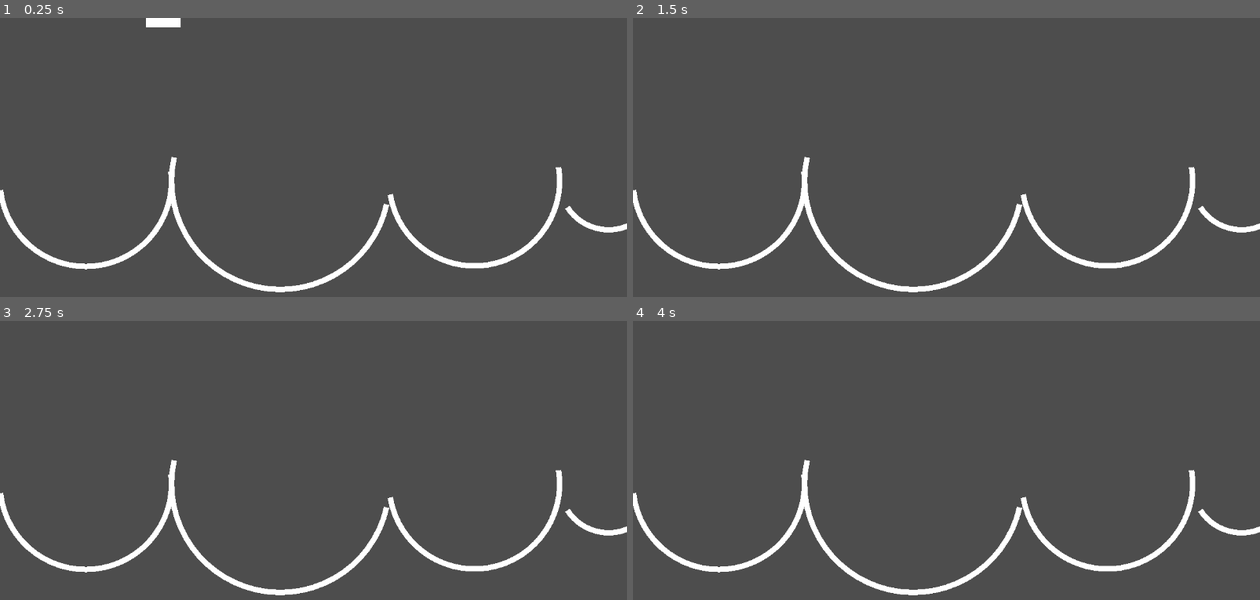
Above: before the commit, frames 1-4 (two rows, left to right).
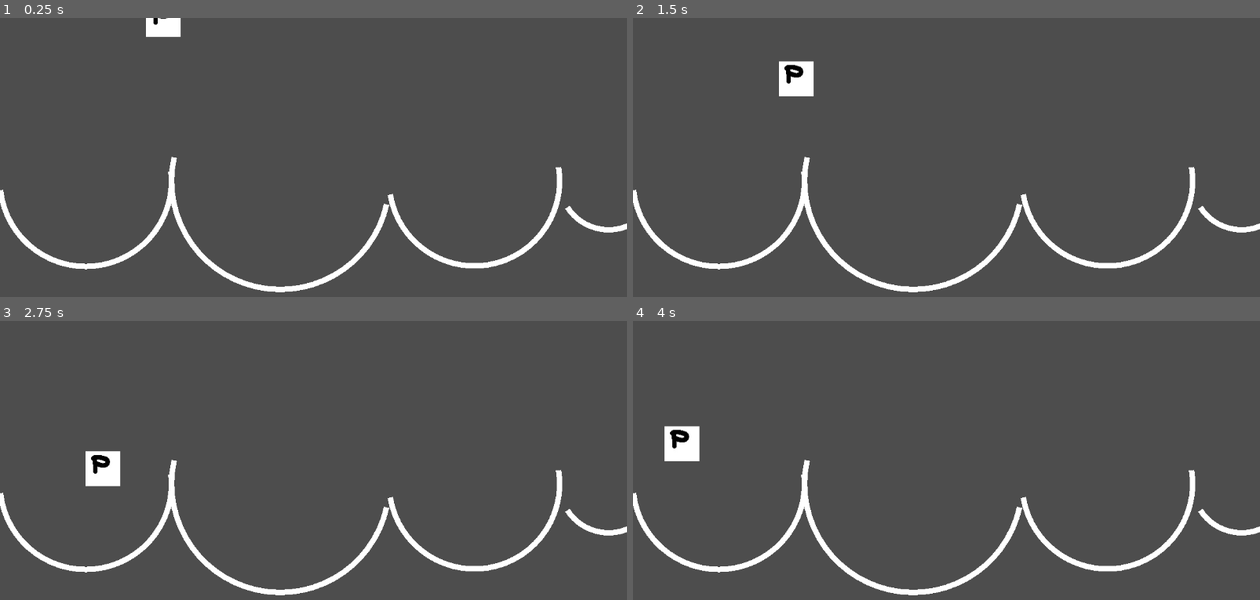
Above: after the commit, the same moments.

Repository: Chad-McThunderCode/minijam170
Game: Godot game, scene res://Level.tscn
The game is run twice, just before and just after one commit, with the same random seed, the same clock (stepped at 60 frames per second) and the same inputs. Before the commit the project has no main scene; this scene is started directly in both runs.
Inputs:
- Up to frame 1 (0.25 s): no input
- Up to frame 2 (1.5 s): no input
- Up to frame 3 (2.75 s): no input
- Up to frame 4 (4 s): no input

The runs differ from the first frame. In frame 1, 0.2% of the frame differs, in the area x 23-29%, y 0-8%; in frame 2, 0.7%; in frame 3, 0.7%; in frame 4, 0.7%, in the area x 5-11%, y 37-51%.

Commit message:
tried to implement using inbuilt physics *LOL*

Diff:
--- a/Player.gd
+++ b/Player.gd
@@ -1,7 +1,6 @@
-extends Node2D
+extends CharacterBody2D
 class_name Player
 
-var momentum: Vector2 = Vector2(0, -1)
 var segments: Array
 
 func constructor(segments: Array):
@@ -9,25 +8,16 @@
 
 # Called when the node enters the scene tree for the first time.
 func _ready() -> void:
-	pass # Replace with function body.
+	self.set_floor_stop_on_slope_enabled(false)
+	self.set_floor_block_on_wall_enabled(false)
+
+	self.max_slides = 100
+	self.floor_block_on_wall = false
+	self.floor_constant_speed = true
 
 # Called every frame. 'delta' is the elapsed time since the previous frame.
 func _process(delta: float) -> void:
-	#self.momentum += Vector2(0, 9.81*delta)
-	self.handleCollision()
-	self.global_position += self.momentum
-
-func handleCollision():
-	var startingPoint = self.global_position
-	var endPoint = self.global_position + self.momentum
-	for segment in self.segments:
-		var startDistance = startingPoint.distance_to(segment.global_position)
-		var endDistance = endPoint.distance_to(segment.global_position)
-		if(startDistance < segment.r):
-			if(endDistance > segment.r):
-				print("inside")
-				print("going out")
-		else:
-			if(endDistance < segment.r):
-				print("outside")
-				print("going in")
+	self.velocity += Vector2(0, 98.1*delta)
+	if(move_and_slide()):
+		var sc = self.get_last_slide_collision()
+		self.velocity = self.velocity.rotated(sc.get_angle())
--- a/Player.tscn
+++ b/Player.tscn
@@ -1,10 +1,19 @@
-[gd_scene load_steps=3 format=3 uid="uid://bpn0uwbih3444"]
+[gd_scene load_steps=4 format=3 uid="uid://bpn0uwbih3444"]
 
 [ext_resource type="Script" path="res://Player.gd" id="1_3d7xs"]
 [ext_resource type="Texture2D" uid="uid://chgiptiofuuwt" path="res://sprite_player_placeholder.jpg" id="2_pn2g5"]
 
-[node name="Player" type="Node2D"]
+[sub_resource type="CircleShape2D" id="CircleShape2D_xkkv0"]
+radius = 31.0161
+
+[node name="Player" type="CharacterBody2D"]
+motion_mode = 1
+wall_min_slide_angle = 0.0
+platform_on_leave = 2
 script = ExtResource("1_3d7xs")
 
 [node name="Sprite2D" type="Sprite2D" parent="."]
 texture = ExtResource("2_pn2g5")
+
+[node name="CollisionShape2D" type="CollisionShape2D" parent="."]
+shape = SubResource("CircleShape2D_xkkv0")
--- a/TrackPiece.gd
+++ b/TrackPiece.gd
@@ -12,8 +12,21 @@
 	var vec = Vector2(r, 0).rotated(initialRotation)
 	self.add_point(vec)
 	self.r = r
+	var sb2d = StaticBody2D.new()
 	for i in segments:
 		self.add_point(vec.rotated(angularSize/segments*(i+1)))
+		print(i)
+		if(i>1):
+			var cs2d = CollisionShape2D.new()
+			var ss2d = SegmentShape2D.new()
+			ss2d.a = self.points[i-1]
+			ss2d.b = self.points[i]
+			cs2d.shape = ss2d
+
+			sb2d.add_child(cs2d)
+	self.add_child(sb2d)
+
+
 # Called every frame. 'delta' is the elapsed time since the previous frame.
 func _process(delta: float) -> void:
 	pass
--- a/project.godot
+++ b/project.godot
@@ -11,5 +11,6 @@
 [application]
 
 config/name="minijam170"
+run/main_scene="res://Level.tscn"
 config/features=PackedStringArray("4.3", "Forward Plus")
 config/icon="res://icon.svg"
